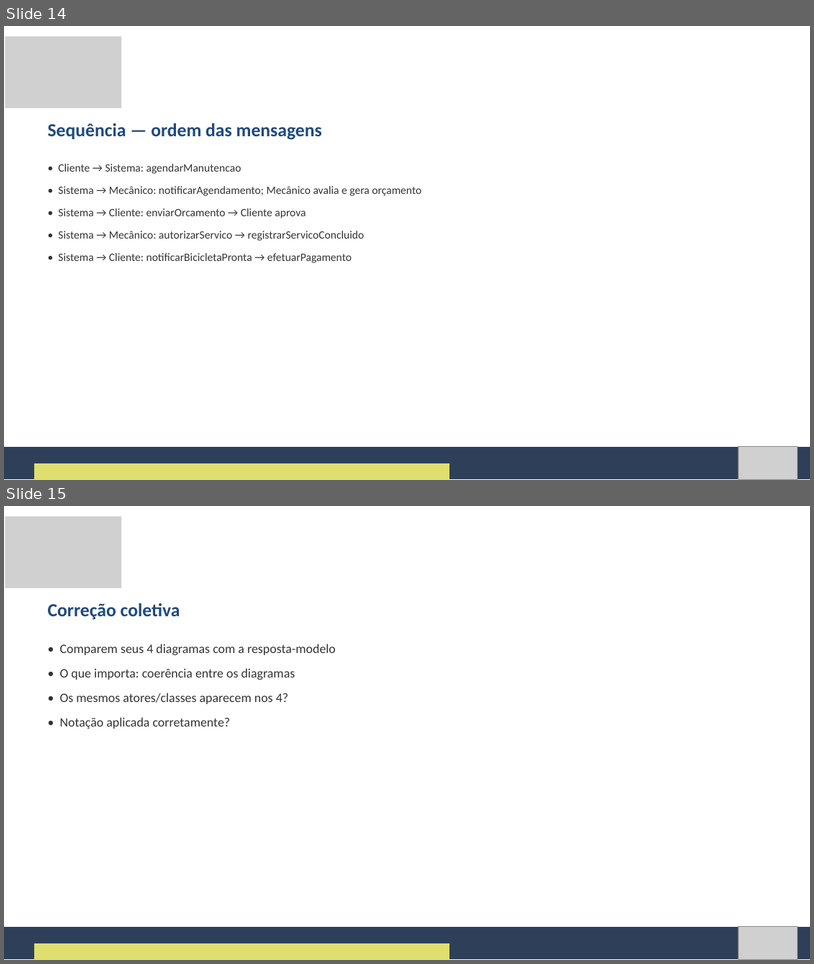
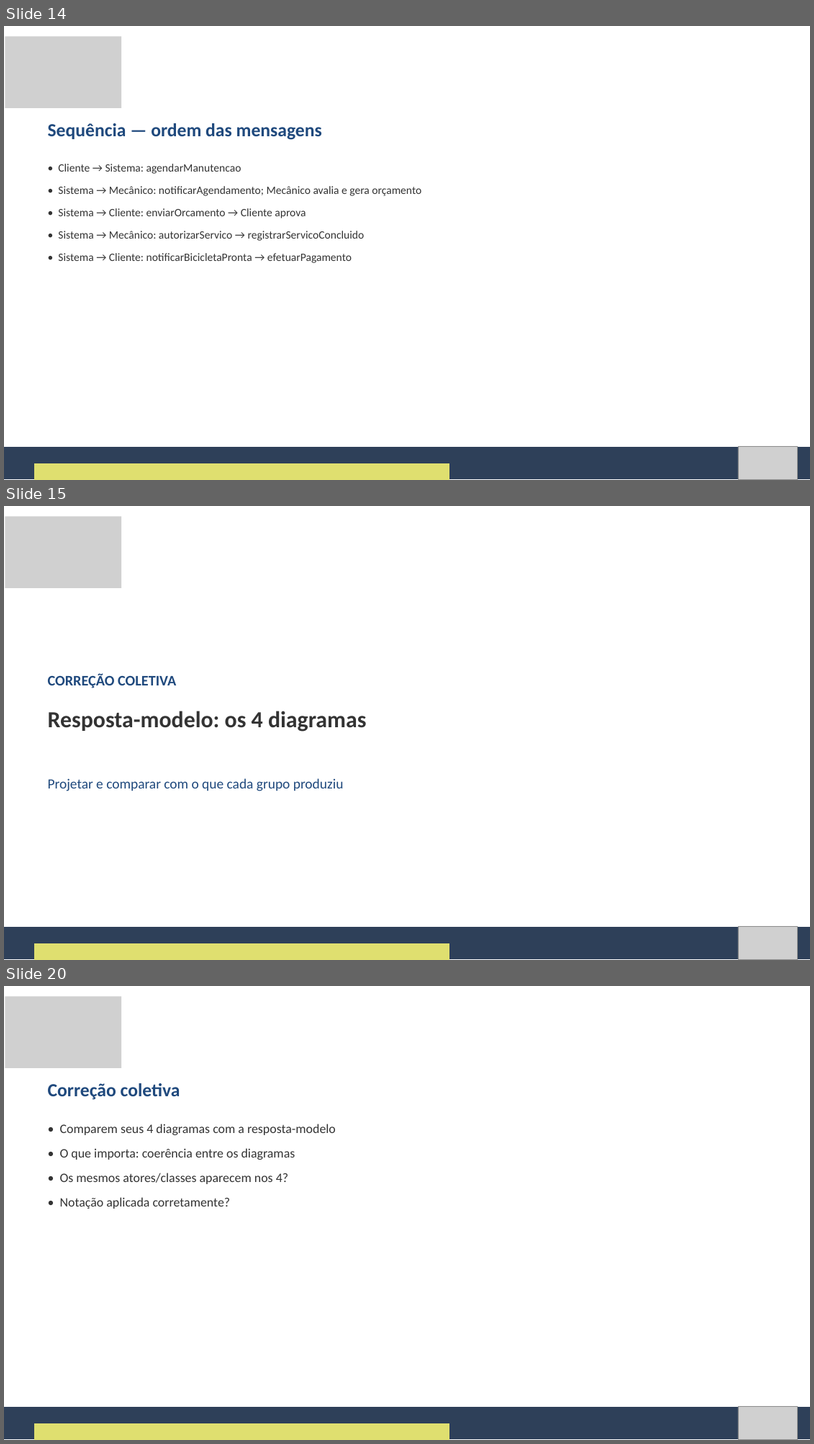
Before and after one commit to Natan20/Curso-Modelagem-De-Sistemas-Material, a slide deck: Aula 09 - 15-10-2026/Aula 9 - Slides.pptx. Shown one above the other, each under a label of ours: slides 14 and 15 before the commit, slides 14, 15 and 20 after it; the slides between them are not shown. The pictures are 814x964 and 814x1444 pixels, drawn with LibreOffice and Linux fonts; fonts in the diff are those of the drawing; grey boxes stand for pictures. Boxes give left, top, right and bottom in pixels: in the first picture for what was removed or moved away, otherwise in the second. Text is boxed around its words. In the diff, an @@ line names an element or a change of style, - is before the commit and + after.

Commit message:
Adiciona diagramas visuais faltantes nas aulas de UML, UX e Canvas
As Aulas 4-11 e 14 pediam para reproduzir/comparar diagramas (casos de
uso, classes, atividades, sequencia, wireframe, canvas de modelo de
negocio) que nunca apareciam de fato nos slides ou na apostila - so
existiam como instrucao em texto. Esta atualizacao adiciona as imagens
correspondentes nos slides e nas apostilas dessas aulas.

```diff
--- a/Aula 09 - 15-10-2026/Aula 9 - Slides.pptx
+++ b/Aula 09 - 15-10-2026/Aula 9 - Slides.pptx
@@ slide 15 added at (4, 506, 810, 960), background #FFFFFF @@
@@ picture added at (5, 517, 121, 588) @@
@@ text added at (48, 673, 176, 688), 26 pt, text #1F497D, bold @@
+CORREÇÃO COLETIVA
@@ text added at (48, 710, 366, 731), 41 pt, text #333333, bold @@
+Resposta-modelo: os 4 diagramas
@@ text added at (48, 778, 344, 791), 25 pt, text #1F497D @@
+Projetar e comparar com o que cada grupo produziu
@@ freeform shape added at (4, 926, 810, 959), fill #2E4059 @@
@@ picture added at (738, 926, 798, 959) @@
@@ freeform shape added at (34, 944, 450, 960), fill #DFDF6F @@
@@ what was slide 15 is now slide 20 @@
```
Also in this commit, not shown: 4 other slides added, 18 other files.
